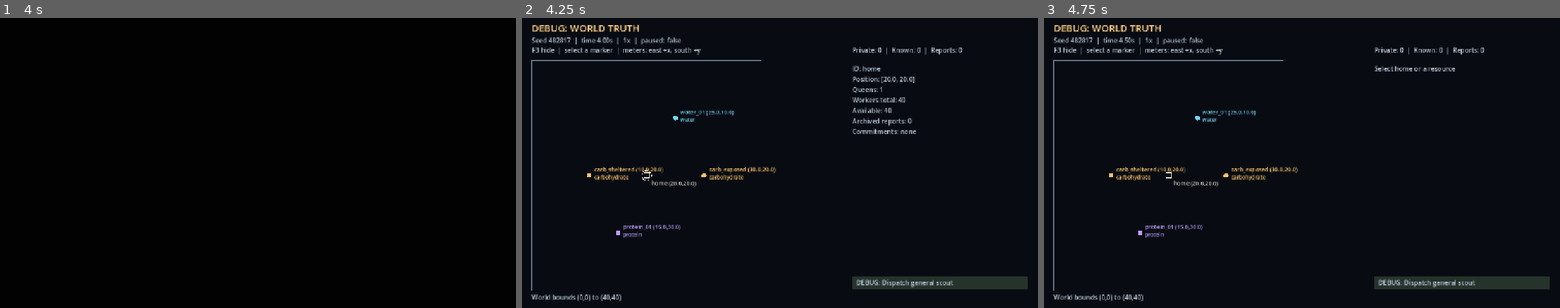
Above: before the commit, frames 1-3 (left to right).
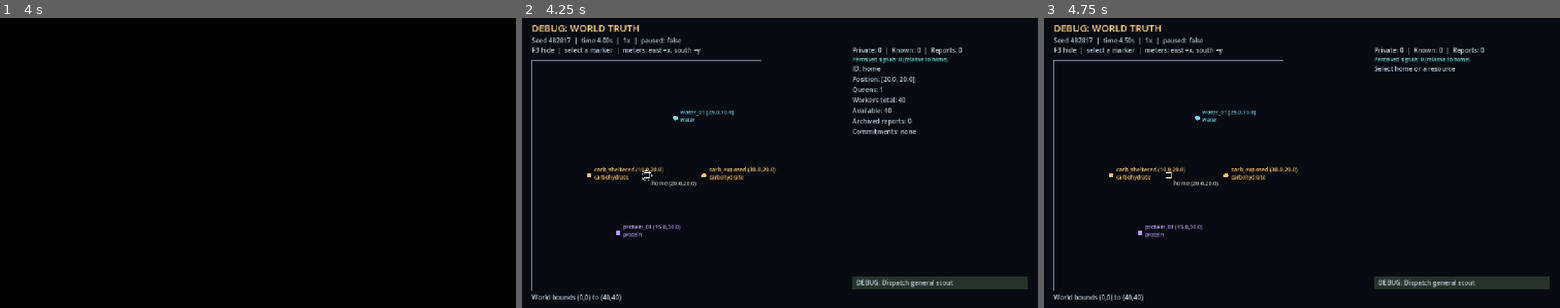
Above: after the commit, the same moments.

Repository: tellesus/Antzenpile
Game: Godot game, scene res://scenes/main/main.tscn
The game is run twice, just before and just after one commit, with the same random seed, the same clock (stepped at 60 frames per second) and the same inputs.
Inputs (mouse positions are in pixels of both pictures, inside the frame that each line leads up to):
- Up to frame 1 (4 s): tap Enter at 0.5, 2, 3.5 s; move the mouse to (371, 148) at 0.52 s; press the mouse at (371, 148) at 0.53 s; tap Space at 1.25, 2.75 s; move the mouse to (154, 177) at 1.27 s; release the mouse at (154, 177) at 1.28 s; click (154, 177) at 1.35 s; move the mouse to (309, 99) at 2.02 s; press the mouse at (309, 99) at 2.03 s; move the mouse to (232, 221) at 2.77 s; release the mouse at (232, 221) at 2.78 s; click (232, 221) at 2.85 s; move the mouse to (412, 206) at 3.52 s; press the mouse at (412, 206) at 3.53 s
- Up to frame 2 (4.25 s): tap F3 (debug_world) at 4.15 s
- Up to frame 3 (4.75 s): move the mouse to (1147, 119) at 4.27 s; release the mouse at (1147, 119) at 4.28 s; click (1147, 119) at 4.35 s

Frame 1 is identical in both runs. In frame 2, 0.2% of the frame differs, in the area x 64-83%, y 13-16%; in frame 3, 0.2%.

Commit message:
task 010: derive perceived signals from colony knowledge

Diff:
--- /dev/null
+++ b/data/signals/default_perception.tres
@@ -0,0 +1,10 @@
+[gd_resource type="Resource" script_class="PerceptionConfig" load_steps=2 format=3]
+
+[ext_resource type="Script" path="res://src/presentation/perception_config.gd" id="1"]
+
+[resource]
+script = ExtResource("1")
+categories = {"carbohydrate": "carbohydrate", "protein": "protein", "water": "water"}
+distance_scale = 10.0
+likely_threshold = 0.25
+clear_threshold = 0.65
--- a/src/core/game_root.gd
+++ b/src/core/game_root.gd
@@ -1,7 +1,9 @@
 extends Node
 
 const Controller = preload("res://src/core/simulation_controller.gd")
+const Perception = preload("res://src/presentation/perception_model.gd")
 var simulation: SimulationController
+var perception: PerceptionModel = Perception.new()
 
 
 func _ready() -> void:
@@ -12,9 +14,20 @@
 	if OS.is_debug_build() and DisplayServer.get_name() != "headless":
 		var debug_view: Node = load("res://src/debug/debug_world_view.gd").new()
 		debug_view.snapshot_provider = simulation.run.to_dict
+		debug_view.signal_provider = sensory_snapshot.bind("home")
 		debug_view.dispatch_command = simulation.dispatch_scout.bind("home")
 		add_child(debug_view)
 
 
 func _process(delta: float) -> void:
 	simulation.advance(delta)
+
+
+func sensory_snapshot(pile_id: String) -> Array[Dictionary]:
+	var result: Array[Dictionary] = []
+	if not simulation.run.colony.piles.has(pile_id):
+		return result
+	var origin: Vector2 = simulation.run.colony.piles[pile_id].position
+	for signal_data: PerceivedSignal in perception.project(simulation.run.knowledge.nodes.values(), origin, simulation.run.simulation_time):
+		result.append(signal_data.to_dict())
+	return result
--- a/src/debug/debug_world_view.gd
+++ b/src/debug/debug_world_view.gd
@@ -3,6 +3,8 @@
 const Model = preload("res://src/debug/debug_world_model.gd")
 var model: RefCounted = Model.new()
 var snapshot_provider: Callable
+var signal_provider: Callable
+var _signals: Array[Dictionary] = []
 var dispatch_command: Callable
 var _dispatch_status: String = ""
 var _font: Font = ThemeDB.fallback_font
@@ -18,6 +20,7 @@
 func _process(_delta: float) -> void:
 	if model.shown and snapshot_provider.is_valid():
 		model.refresh(snapshot_provider.call(), get_viewport_rect().size)
+		_signals = signal_provider.call() if signal_provider.is_valid() else []
 		queue_redraw()
 
 
@@ -65,6 +68,7 @@
 	for scout: Dictionary in data.scouts:
 		carried += scout.observations.size()
 	_label(Vector2(size.x * 0.64, 86), "Private: %d  |  Known: %d  |  Reports: %d" % [carried, data.knowledge.nodes.size(), data.knowledge.observations.size()])
+	_label(Vector2(size.x * 0.64, 108), "Perceived signals: %d (relative to home)" % _signals.size(), Color("76e1dc"), 13)
 	var bounds: Array = data.world.bounds
 	var origin: Vector2 = model.transform * Vector2(bounds[0], bounds[1])
 	var map_size: Vector2 = Vector2(bounds[2], bounds[3]) * model.transform.x.length()
@@ -142,6 +146,12 @@
 				lines.append("Uncertainty: %.2fm" % known.uncertainty_radius)
 				lines.append("Confidence: %.3f | age: %.1fs" % [known.effective_confidence, known.age])
 				lines.append("Reports: %d | observed: %.2fs" % [known.evidence_ids.size(), known.last_observed_at])
+				for signal_data: Dictionary in _signals:
+					if signal_data.source_knowledge_id == known.id:
+						lines.append("Signal: %s | %s" % [signal_data.category, signal_data.confidence_label])
+						var direction: String = "undefined" if signal_data.bearing == null else "%.1f deg" % rad_to_deg(signal_data.bearing)
+						lines.append("Bearing: %s | range: %.2fm" % [direction, signal_data.estimated_distance])
+						lines.append("Strength: %.3f | risk/traffic: unknown" % signal_data.strength)
 
 	for index: int in lines.size():
 		_label(Vector2(size.x * 0.64, 132 + 26 * index), lines[index])
--- /dev/null
+++ b/src/presentation/perceived_signal.gd
@@ -0,0 +1,24 @@
+class_name PerceivedSignal
+extends RefCounted
+## Detached, disposable presentation values. No authoritative object references.
+
+var id: String
+var source_knowledge_id: String
+var category: String
+var bearing: Variant = null # Radians clockwise from east; null at the origin.
+var estimated_distance: float
+var uncertainty_radius: float
+var strength: float
+var confidence: float
+var confidence_label: String
+var age: float
+var risk: Variant = null # Unknown until evidence exists; zero would claim safety.
+var traffic: Variant = null # Unknown until trail information exists.
+
+
+func to_dict() -> Dictionary:
+	return {"id": id, "source_knowledge_id": source_knowledge_id, "category": category,
+		"bearing": bearing, "estimated_distance": estimated_distance,
+		"uncertainty_radius": uncertainty_radius, "strength": strength,
+		"confidence": confidence, "confidence_label": confidence_label,
+		"age": age, "risk": risk, "traffic": traffic}
--- /dev/null
+++ b/src/presentation/perception_config.gd
@@ -0,0 +1,7 @@
+class_name PerceptionConfig
+extends Resource
+
+@export var categories: Dictionary[String, String] = {}
+@export var distance_scale: float = 10.0
+@export var likely_threshold: float = 0.25
+@export var clear_threshold: float = 0.65
--- /dev/null
+++ b/src/presentation/perception_model.gd
@@ -0,0 +1,44 @@
+class_name PerceptionModel
+extends RefCounted
+## Pure projection of colony memory. No world, run, scout or RNG access.
+
+const SignalData = preload("res://src/presentation/perceived_signal.gd")
+const CONFIG = preload("res://data/signals/default_perception.tres")
+
+
+func project(known_nodes: Array[KnownNode], origin: Vector2, time: float) -> Array[PerceivedSignal]:
+	var signals: Array[PerceivedSignal] = []
+	if not origin.is_finite() or not is_finite(time) or time < 0:
+		return signals
+	for known: KnownNode in known_nodes:
+		var signal_data := SignalData.new()
+		signal_data.id = "signal:" + known.id
+		signal_data.source_knowledge_id = known.id
+		signal_data.category = CONFIG.categories.get(known.definition_id, "unknown")
+		var offset: Vector2 = known.estimated_position - origin
+		signal_data.estimated_distance = offset.length()
+		if offset != Vector2.ZERO:
+			signal_data.bearing = fposmod(offset.angle(), TAU)
+		signal_data.uncertainty_radius = known.uncertainty_radius
+		signal_data.age = known.age_at(time)
+		signal_data.confidence = known.confidence_at(time)
+		signal_data.confidence_label = confidence_label(signal_data.confidence)
+		signal_data.strength = clampf(signal_data.confidence / (1.0 + signal_data.estimated_distance / CONFIG.distance_scale), 0.0, 1.0)
+		signals.append(signal_data)
+	# Sorting the new output cannot reorder an authoritative input collection.
+	signals.sort_custom(func(a: PerceivedSignal, b: PerceivedSignal) -> bool: return a.source_knowledge_id < b.source_knowledge_id)
+	return signals
+
+
+static func relative_bearing(bearing: Variant, facing: float) -> Variant:
+	if not typeof(bearing) in [TYPE_INT, TYPE_FLOAT] or not is_finite(float(bearing)) or not is_finite(facing):
+		return null
+	return wrapf(float(bearing) - facing, -PI, PI)
+
+
+static func confidence_label(value: float) -> String:
+	if value < CONFIG.likely_threshold:
+		return "uncertain"
+	if value < CONFIG.clear_threshold:
+		return "likely"
+	return "clear"
--- a/tests/run_tests.gd
+++ b/tests/run_tests.gd
@@ -11,6 +11,7 @@
 	preload("res://tests/test_scouting.gd"),
 	preload("res://tests/test_observations.gd"),
 	preload("res://tests/test_knowledge.gd"),
+	preload("res://tests/test_perception.gd"),
 ]
 
 var checks: int = 0
--- /dev/null
+++ b/tests/test_perception.gd
@@ -0,0 +1,88 @@
+extends RefCounted
+
+const Perception = preload("res://src/presentation/perception_model.gd")
+const Known = preload("res://src/sim/knowledge/known_node.gd")
+const Root = preload("res://src/core/game_root.gd")
+const Controller = preload("res://src/core/simulation_controller.gd")
+const SensoryFixture = preload("res://tests/test_observations.gd")
+
+
+func known_at(id: String, position: Vector2, definition: String = "carbohydrate") -> KnownNode:
+	var known := Known.new()
+	known.id = id
+	known.definition_id = definition
+	known.estimated_position = position
+	known.uncertainty_radius = 0.75
+	known.confidence = 0.8
+	known.last_observed_at = 10.0
+	return known
+
+
+func run(test: Object) -> bool:
+	var model := Perception.new()
+	var origin := Vector2(20, 20)
+	var cardinal_offsets: Array[Vector2] = [Vector2(10, 0), Vector2(0, 10), Vector2(-10, 0), Vector2(0, -10)]
+	for index: int in cardinal_offsets.size():
+		var known := known_at("known:direction", origin + cardinal_offsets[index])
+		var signal_data: PerceivedSignal = model.project([known], origin, 10.0)[0]
+		test.check(is_equal_approx(signal_data.bearing, index * PI / 2) and is_equal_approx(signal_data.estimated_distance, 10.0), "Cardinal bearing clockwise from east with estimated range")
+		test.check(signal_data.confidence == 0.8 and is_equal_approx(signal_data.strength, 0.4) and signal_data.age == 0.0, "Known confidence and distance determine signal salience")
+		test.check(signal_data.risk == null and signal_data.traffic == null and signal_data.uncertainty_radius == 0.75, "Unknown risk/traffic stay null; location uncertainty survives projection")
+	var nearby := known_at("known:near", origin)
+	var coincident: PerceivedSignal = model.project([nearby], origin, 10.0)[0]
+	test.check(coincident.bearing == null and coincident.estimated_distance == 0 and coincident.strength == coincident.confidence, "Coincident estimate has no invented direction or division by zero")
+	var shifted: PerceivedSignal = model.project([nearby], origin + Vector2(10, 0), 10.0)[0]
+	test.check(is_equal_approx(shifted.bearing, PI) and shifted.estimated_distance == 10.0 and shifted.id == coincident.id, "Changing pile origin recomputes geometry without changing signal identity")
+	test.check(Perception.relative_bearing(null, 0.0) == null and Perception.relative_bearing(0.0, INF) == null, "Undefined and invalid directions remain unknown")
+	test.check(is_equal_approx(Perception.relative_bearing(deg_to_rad(359), deg_to_rad(1)), deg_to_rad(-2)), "Wrap across east seam in one direction")
+	test.check(is_equal_approx(Perception.relative_bearing(deg_to_rad(1), deg_to_rad(359)), deg_to_rad(2)), "Wrap across east seam in other direction")
+	test.check(is_equal_approx(Perception.relative_bearing(PI, 0.0), -PI) and is_equal_approx(Perception.relative_bearing(-PI, 0.0), -PI), "Opposite-facing seam uses consistent half-open interval")
+	test.check(is_equal_approx(Perception.relative_bearing(PI / 2, TAU * 5), PI / 2) and is_equal_approx(Perception.relative_bearing(PI / 2, -TAU * 5), PI / 2), "Multiple rotations preserve relative bearing")
+	var entries: Array[KnownNode] = [known_at("known:z", origin + Vector2(0, 10), "protein"), known_at("known:a", origin + Vector2(10, 0), "water"), known_at("known:m", origin + Vector2(-10, 0), "unclassified")]
+	var signals: Array[PerceivedSignal] = model.project(entries, origin, 10.0)
+	test.check(signals[0].category == "water" and signals[1].category == "unknown" and signals[2].category == "protein", "Authored categories and unknown classification fallback")
+	test.check(signals[0].id == "signal:known:a" and signals[1].source_knowledge_id == "known:m" and entries[0].id == "known:z", "Output sorted by knowledge ID without sorting the input")
+	var fresh: Dictionary = model.project([nearby], origin, 10.0)[0].to_dict()
+	var aged: Dictionary = model.project([nearby], origin, 310.0)[0].to_dict()
+	var ancient: Dictionary = model.project([nearby], origin, 1e9)[0].to_dict()
+	test.check(aged.id == fresh.id and aged.confidence == fresh.confidence * 0.5 and aged.strength == fresh.strength * 0.5 and aged.age == 300, "Confidence and strength age while ID and memory remain stable")
+	test.check(ancient.confidence == 0 and ancient.strength == 0 and ancient.id == fresh.id, "Exhausted confidence remains bounded without deleting known identity")
+	test.check(fresh.confidence_label == "clear" and aged.confidence_label == "likely" and ancient.confidence_label == "uncertain", "Qualitative labels derive in presentation")
+	test.check(Perception.confidence_label(0.25) == "likely" and Perception.confidence_label(0.65) == "clear", "Confidence label thresholds have explicit inclusive lower bounds")
+	for key: String in ["world", "position", "estimated_position", "source_node_id", "quantity", "observations", "evidence_ids"]:
+		test.check(not fresh.has(key), "Signal does not expose hidden or authoritative field: " + key)
+	signals[0].strength = 99.0
+	fresh.confidence = 99.0
+	test.check(model.project(entries, origin, 10.0)[0].strength <= 1 and model.project([nearby], origin, 10.0)[0].confidence == 0.8, "Mutating derived objects/dictionaries cannot mutate input or future output")
+	test.check(model.project(entries, Vector2(INF, 0), 10.0).is_empty() and model.project(entries, origin, NAN).is_empty() and model.project(entries, origin, -1.0).is_empty(), "Invalid origin/time produces no projection")
+	var root := Root.new()
+	root.simulation = SensoryFixture.new().fixture()
+	test.check(root.sensory_snapshot("home").is_empty() and root.sensory_snapshot("missing").is_empty(), "Fresh hidden world and invalid pile emit no signals")
+	root.simulation.advance(25.0)
+	test.check(not root.simulation.run.scouts.scout_1.observations.is_empty() and root.sensory_snapshot("home").is_empty(), "Private sensed evidence emits no signal")
+	root.simulation.advance(60.0)
+	var projected: Array[Dictionary] = root.sensory_snapshot("home")
+	test.check(projected.size() == 1 and projected[0].category == "carbohydrate", "Returned evidence emits signal through the presentation boundary")
+	var state_before: Dictionary = root.simulation.run.to_dict()
+	for index: int in range(20):
+		root.sensory_snapshot("home")
+		Perception.relative_bearing(projected[0].bearing, index * 0.5)
+	test.check(root.simulation.run.to_dict() == state_before, "Repeated projection and facing changes leave run, clock and RNG untouched")
+	root.simulation.run.world.nodes.carb_exposed.position = Vector2(1, 1)
+	root.simulation.run.world.nodes.carb_exposed.quantity = 0
+	root.simulation.run.world.nodes.carb_exposed.active = false
+	test.check(root.sensory_snapshot("home") == projected, "Hidden movement/depletion cannot change perceived output without new evidence")
+	var saved: Dictionary = root.simulation.run.to_dict()
+	var restored := Root.new()
+	restored.simulation = Controller.new()
+	test.check(restored.simulation.run.restore(JSON.parse_string(JSON.stringify(saved, "", true, true))) and restored.sensory_snapshot("home") == projected, "Signals rebuild identically from restored colony memory")
+	root.simulation.advance(300.0)
+	restored.simulation.advance(300.0)
+	test.check(root.sensory_snapshot("home") == restored.sensory_snapshot("home") and root.sensory_snapshot("home")[0].confidence < projected[0].confidence, "Derived signals age identically after reload")
+	var detached: Array[Dictionary] = root.sensory_snapshot("home")
+	detached[0].source_knowledge_id = "changed"
+	detached.clear()
+	test.check(root.sensory_snapshot("home") == restored.sensory_snapshot("home"), "Presentation boundary returns detached values")
+	root.free()
+	restored.free()
+	return true
Not shown, added: src/presentation/perceived_signal.gd.uid
Not shown, added: src/presentation/perception_config.gd.uid
Not shown, added: src/presentation/perception_model.gd.uid
Not shown, added: tests/test_perception.gd.uid
Not shown, changed: README.md
Not shown, changed: docs/ARCHITECTURE.md
Not shown, changed: docs/DATA_MODEL.md
Not shown, changed: docs/DECISIONS.md
Not shown, changed: docs/tasks/010_perceived_signals.md
